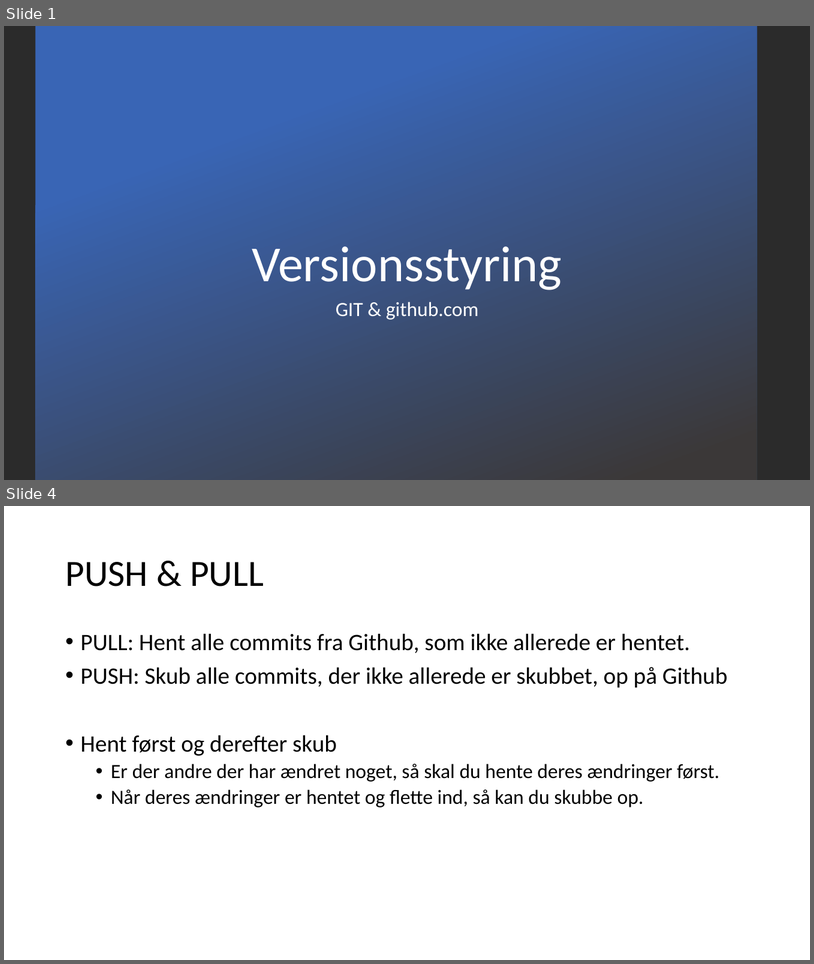
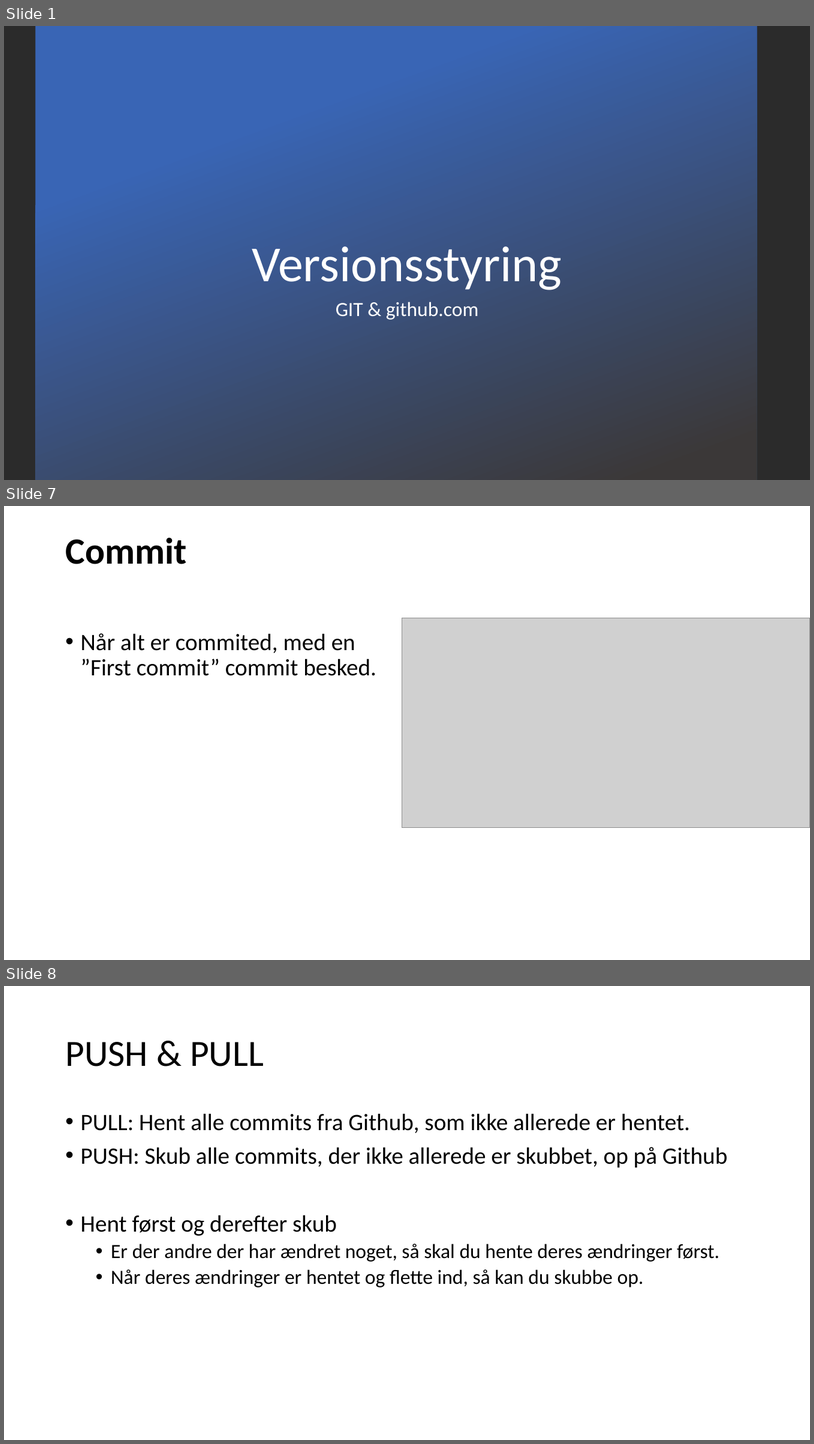
Before and after one commit to Paepke-cph/Git-Workshop, a slide deck: Docs/Versionsstyring.pptx. Shown one above the other, each under a label of ours: slides 1 and 4 before the commit, slides 1, 7 and 8 after it; the slides between them are not shown. The pictures are 814x964 and 814x1444 pixels, drawn with LibreOffice and Linux fonts; fonts in the diff are those of the drawing; grey boxes stand for pictures; background and template pictures are left out; a plain dark background stands for a picture behind light text. Boxes give left, top, right and bottom in pixels: in the first picture for what was removed or moved away, otherwise in the second. Text is boxed around its words. In the diff, an @@ line names an element or a change of style, - is before the commit and + after.

```diff
--- a/Docs/Versionsstyring.pptx
+++ b/Docs/Versionsstyring.pptx
@@ slide 7 added at <box>4,506,810,960</box>, background #FFFFFF @@
@@ title added at <box>65,537,186,564</box>, 44 pt, text #000000, bold @@
+Commit
@@ picture added at <box>402,618,810,827</box> @@
@@ text added at <box>81,633,377,676</box>, 28 pt, text #000000 @@
+• Når alt er commited, med en ”First commit” commit besked.
@@ what was slide 4 is now slide 8 @@
```
Also in this commit, not shown: 2 slides changed, 9 other slides added, 4 other files.
